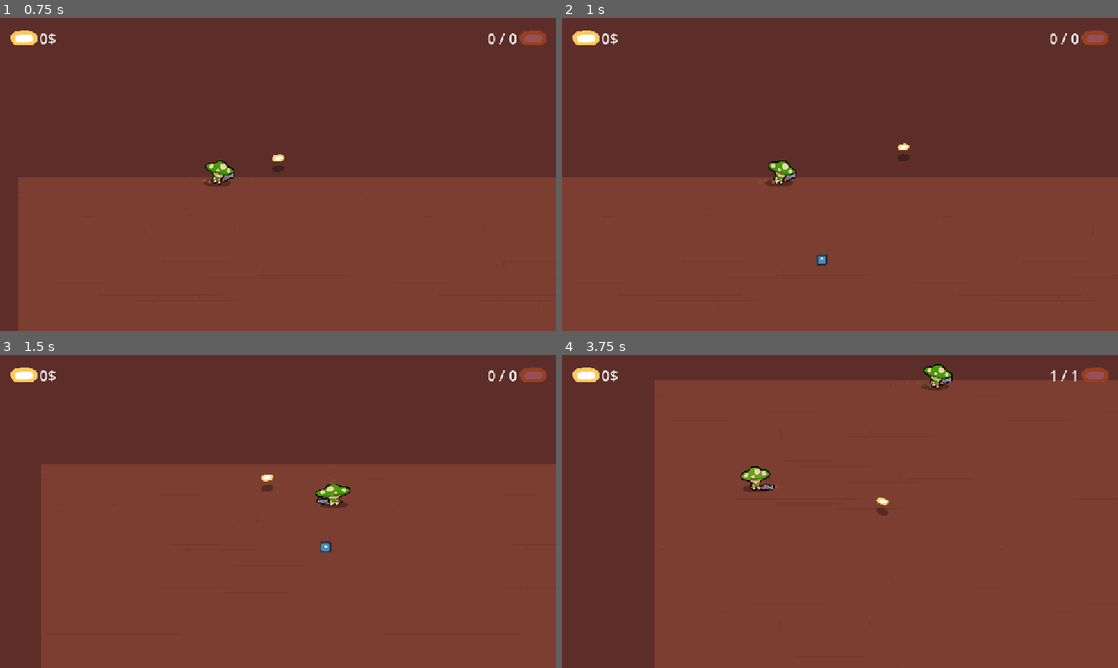
Above: before the commit, frames 1-4 (two rows, left to right).
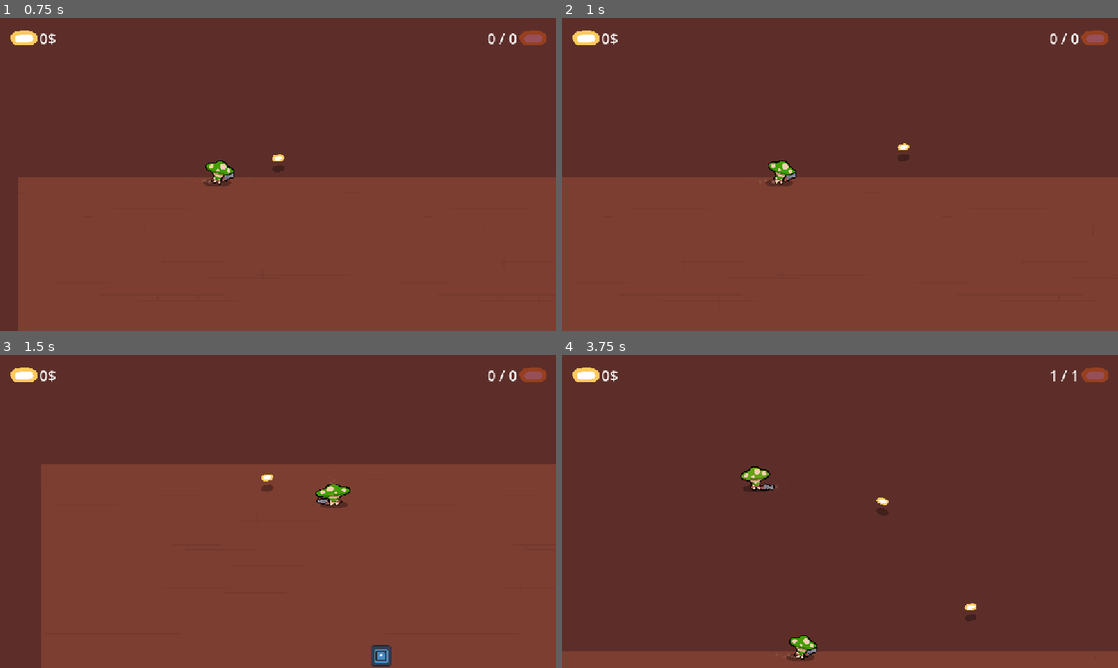
Above: after the commit, the same moments.

Repository: orbital-mage/gmtk-2025
Game: Godot game, scene res://game/arena.tscn
Two runs of this game, one before a commit and one after it. Both use one fixed random seed, a clock stepped at 60 frames per second and the inputs below. The engine's default icon, where the game draws it, is replaced by a stand-in: a white triangle on a blue panel in a dark square.
Inputs (mouse positions are in pixels of both pictures, inside the frame that each line leads up to):
- Up to frame 1 (0.75 s): move the mouse to (400, 158) at 0.52 s; press the mouse at (400, 158) at 0.53 s; hold D (right) from 0.53 s (still down)
- Up to frame 2 (1 s): keep holding D (right)
- Up to frame 3 (1.5 s): move the mouse to (166, 527) at 1.27 s; release D (right) at 1.28 s; release the mouse at (166, 527) at 1.28 s; hold S (down) from 1.28 s (still down); click (166, 527) at 1.35 s
- Up to frame 4 (3.75 s): move the mouse to (895, 442) at 2.02 s; release S (down) at 2.03 s; press the mouse at (895, 442) at 2.03 s; hold D (right) 2.03-2.78 s; move the mouse to (812, 574) at 2.77 s; release the mouse at (812, 574) at 2.78 s; hold W (up) 2.78-3.53 s; click (812, 574) at 2.85 s; move the mouse to (1006, 558) at 3.52 s; press the mouse at (1006, 558) at 3.53 s; hold A (left) from 3.53 s (still down)

Frame 1 is identical in both runs. In frame 2, less than 0.1% of the frame differs, in the area x 45-48%, y 75-80%; in frame 3, 0.3%; in frame 4, 72%, in the area x 0-100%, y 2-100%.

Commit message:
powerup point

Diff:
--- a/game/arena.gd
+++ b/game/arena.gd
@@ -1,6 +1,4 @@
 extends Node2D
-
-static var pellet_scene = preload("res://game/powerups/pellet.tscn")
 
 const arena_size = 1200
 
@@ -9,23 +7,17 @@
 var player_clone: Clone
 var living_clones := 0
 
+@onready var world: Node2D = $World
 @onready var round_timer: Timer = $RoundTimer
-@onready var powerup_timer: Timer = $PowerupTimer
 
 func _ready() -> void:
 	round_timer.start()
-	_randomize_powerup_time()
+	Arena.new_round.emit()
 
 	_new_clone()
 
 func _on_round_timeout() -> void:
 	_finish_round()
-
-func _on_powerup_timeout() -> void:
-	var pellet = pellet_scene.instantiate() as Node2D
-	pellet.position = _random_direction() * arena_size * randf()
-	add_child(pellet)
-	_randomize_powerup_time()
 
 func _on_clone_died(clone: Clone) -> void:
 	if clone == player_clone:
@@ -33,14 +25,14 @@
 	else:
 		living_clones -= 1
 		_clones_changed()
-		remove_child.call_deferred(clone)
+		world.remove_child.call_deferred(clone)
 
 		if _is_player_alone():
 			round_timer.start()
 
 func _on_shoot(bullet: Bullet) -> void:
 	bullets.append(bullet)
-	add_child(bullet)
+	world.add_child(bullet)
 
 func _finish_round() -> void:
 	round_timer.stop()
@@ -50,6 +42,7 @@
 	_replay()
 
 func _replay() -> void:
+	Arena.new_round.emit()
 	living_clones = clones.size()
 	_clones_changed()
 
@@ -57,12 +50,12 @@
 
 	for clone in clones:
 		if not clone.get_parent():
-			add_child.call_deferred(clone)
+			world.add_child.call_deferred(clone)
 		clone.replay()
 
 func _new_clone() -> void:
 	player_clone = Player.new_clone()
-	add_child.call_deferred(player_clone)
+	world.add_child.call_deferred(player_clone)
 
 	player_clone.position = _random_direction() * arena_size
 
@@ -83,9 +76,6 @@
 
 	return true
 
-func _randomize_powerup_time() -> void:
-	powerup_timer.wait_time = randi_range(8, 32)
-
 func _random_direction() -> Vector2:
 	return Vector2.from_angle(randf_range(0, 2 * PI))
 
--- a/game/arena.tscn
+++ b/game/arena.tscn
@@ -1,19 +1,14 @@
-[gd_scene load_steps=4 format=3 uid="uid://8xtboviqhj5d"]
+[gd_scene load_steps=6 format=3 uid="uid://8xtboviqhj5d"]
 
 [ext_resource type="Script" uid="uid://bfdkmgxuq0is2" path="res://game/arena.gd" id="1_220v0"]
 [ext_resource type="Texture2D" uid="uid://dasybedxurkup" path="res://assets/graphics/background.png" id="2_tmngc"]
+[ext_resource type="Script" uid="uid://4xbfd0v4pin8" path="res://game/powerups/powerup_point.gd" id="3_3hi6g"]
+[ext_resource type="Texture2D" uid="uid://cigp7x57tdwad" path="res://assets/graphics/icon.svg" id="3_tmngc"]
 [ext_resource type="PackedScene" uid="uid://b6y36iurfk2lf" path="res://ui/game_overlay.tscn" id="3_y5byq"]
 
 [node name="Arena" type="Node2D"]
 process_mode = 1
 script = ExtResource("1_220v0")
-
-[node name="RoundTimer" type="Timer" parent="."]
-wait_time = 2.5
-one_shot = true
-
-[node name="PowerupTimer" type="Timer" parent="."]
-autostart = true
 
 [node name="Enviroment" type="Node2D" parent="."]
 
@@ -45,6 +40,19 @@
 grow_vertical = 2
 mouse_filter = 2
 color = Color(0.365612, 0.179155, 0.161969, 1)
+
+[node name="RoundTimer" type="Timer" parent="."]
+wait_time = 2.5
+one_shot = true
+
+[node name="World" type="Node2D" parent="."]
+
+[node name="PowerupPoint" type="Node2D" parent="World"]
+script = ExtResource("3_3hi6g")
+
+[node name="Sprite" type="Sprite2D" parent="World/PowerupPoint"]
+scale = Vector2(0.75, 0.75)
+texture = ExtResource("3_tmngc")
 
 [node name="UI" type="CanvasLayer" parent="."]
 
@@ -88,4 +96,3 @@
 text = "- 5$"
 
 [connection signal="timeout" from="RoundTimer" to="." method="_on_round_timeout"]
-[connection signal="timeout" from="PowerupTimer" to="." method="_on_powerup_timeout"]
--- a/game/arena_state.gd
+++ b/game/arena_state.gd
@@ -1,3 +1,4 @@
 extends Node
 
 signal clones_changed(total: int, living: int)
+signal new_round
--- a/game/clones/clone.gd
+++ b/game/clones/clone.gd
@@ -25,6 +25,7 @@
 @onready var dust_particles: GPUParticles2D = $DustParticles
 @onready var gun_pivot: Node2D = $Pivot
 @onready var gun_sprite: Sprite2D = $Pivot/Gun
+@onready var gun_discard: GPUParticles2D = $Pivot/Discard
 @onready var hitbox: Area2D = $Hitbox
 @onready var camera: Camera2D = $Camera2D
 
@@ -145,13 +146,14 @@
 
 	if value:
 		sprite_color.modulate = color.darkened(0.5)
-		gun_pivot.hide()
+		gun_sprite.hide()
 
 		sprite.play("zombify")
 		sprite_color.play("zombify_color")
+		gun_discard.emitting = true
 	else:
 		sprite_color.modulate = color
-		gun_pivot.show()
+		gun_sprite.show()
 
 		zombified = false
 
--- a/game/clones/clone.tscn
+++ b/game/clones/clone.tscn
@@ -463,7 +463,8 @@
 position = Vector2(50, 0)
 texture = ExtResource("8_f6nqc")
 
-[node name="Discard" type="GPUParticles2D" parent="Pivot/Gun"]
+[node name="Discard" type="GPUParticles2D" parent="Pivot"]
+position = Vector2(50, 0)
 emitting = false
 amount = 1
 texture = ExtResource("8_f6nqc")
--- /dev/null
+++ b/game/powerups/powerup_point.gd
@@ -0,0 +1,9 @@
+extends Node2D
+
+static var pellet_scene = preload("res://game/powerups/pellet.tscn")
+
+func _ready() -> void:
+	Arena.new_round.connect(_on_new_round)
+
+func _on_new_round() -> void:
+	add_child(pellet_scene.instantiate())
Not shown, added: game/powerups/powerup_point.gd.uid
